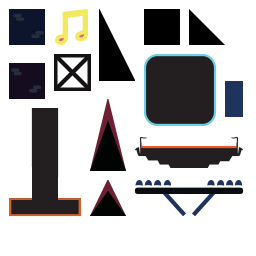
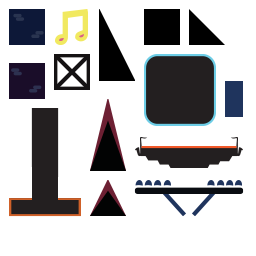
Layers edited between the first and the second (256, 256) image:
added layer "Calque 6" (color dodge, 50%) above "Objet dynamique vectoriel" over [9, 9, 45, 99]
painted on "Objet dynamique vectoriel" (4th of 5) over [54, 54, 91, 91]
